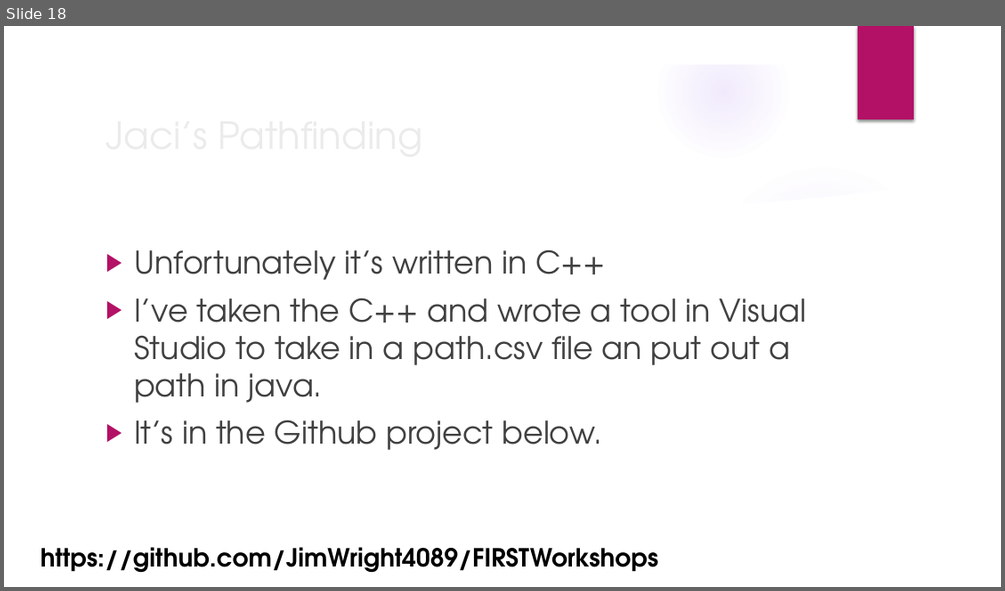
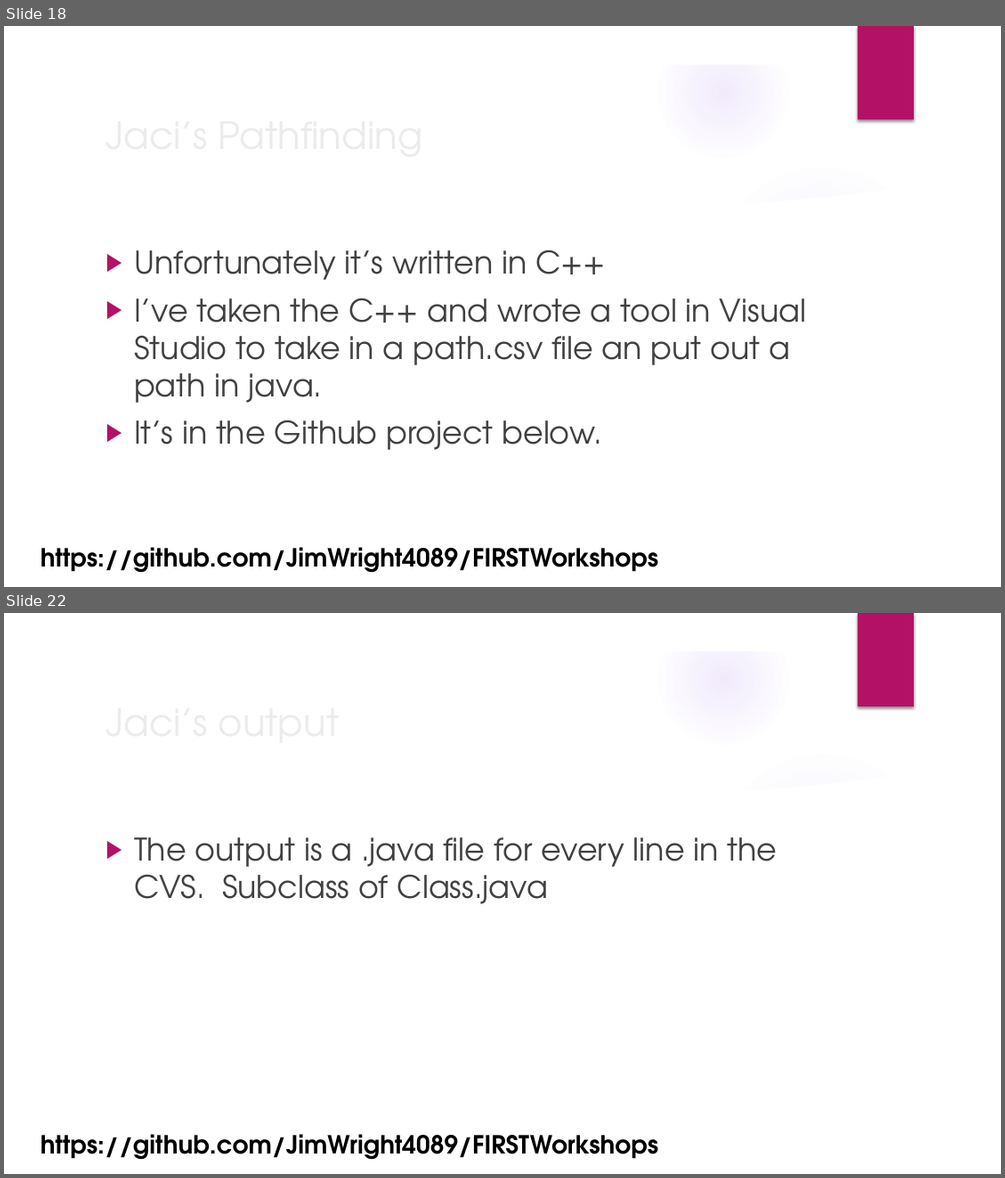
Before and after one commit to JimWright4089/FIRSTWorkshops, a slide deck: FTC/2018/Advanced FTC Code.pptx. Shown one above the other, each under a label of ours: slide 18 before the commit, slides 18 and 22 after it; the slides between them are not shown. The pictures are 1005x591 and 1005x1178 pixels, drawn with LibreOffice and Linux fonts; fonts in the diff are those of the drawing; background and template pictures are left out. Boxes give left, top, right and bottom in pixels: in the first picture for what was removed or moved away, otherwise in the second. Text is boxed around its words. In the diff, an @@ line names an element or a change of style, - is before the commit and + after.

```diff
--- a/FTC/2018/Advanced FTC Code.pptx
+++ b/FTC/2018/Advanced FTC Code.pptx
@@ slide 22 added at [4, 613, 1001, 1174], background picture (left out); not listed: 9 template elements that a slide beside it also shows @@
@@ text added at [134, 837, 777, 904], 30 pt, text #404040 @@
+▶ The output is a .java file for every line in the CVS. Subclass of Class.java
@@ title added at [195, 837, 296, 875], 36 pt, text #EBEBEB @@
+Jaci’s output
@@ text added at [40, 1134, 658, 1159], 24 pt, text #000000, bold @@
+https://github.com/JimWright4089/FIRSTWorkshops
```
Also in this commit, not shown: 2 slides changed, 7 other slides added.
